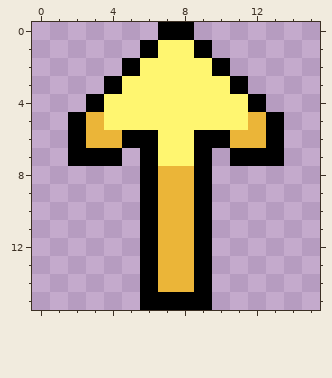
Two states of a pixel-art sprite, assets/up_arrow.png. The picture above was drawn from the file before the commit.
The file is 16x16 pixels. Colours within 5 levels of each other are drawn and written as one.
The same view after the edit:
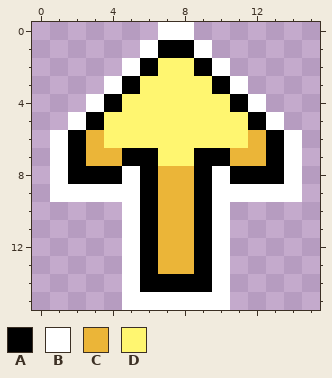
Palette (. is transparent): A #000000  B #ffffff  C #ebb538  D #fff670
Change:
{"y":0,"x":7,"old":"AA","new":"BB"}
{"y":1,"x":6,"old":"ADDA","new":"BAAB"}
{"y":2,"x":5,"old":"AD","new":"BA"}
{"y":2,"x":9,"old":"DA","new":"AB"}
{"y":3,"x":4,"old":"AD","new":"BA"}
{"y":3,"x":10,"old":"DA","new":"AB"}
{"y":4,"x":3,"old":"AD","new":"BA"}
{"y":4,"x":11,"old":"DA","new":"AB"}
{"y":5,"x":2,"old":"AC","new":"BA"}
{"y":5,"x":12,"old":"CA","new":"AB"}
{"y":6,"x":1,"old":".","new":"B"}
{"y":6,"x":4,"old":"CAA","new":"DDD"}
{"y":6,"x":9,"old":"AAC","new":"DDD"}
{"y":6,"x":14,"old":".","new":"B"}
{"y":7,"x":1,"old":".","new":"B"}
{"y":7,"x":3,"old":"AA.","new":"CCA"}
{"y":7,"x":10,"old":".AA","new":"ACC"}
{"y":7,"x":14,"old":".","new":"B"}
{"y":8,"x":1,"old":".....","new":"BAAAB"}
{"y":8,"x":10,"old":".....","new":"BAAAB"}
{"y":9,"x":1,"old":".....","new":"BBBBB"}
{"y":9,"x":10,"old":".....","new":"BBBBB"}
{"y":10,"x":5,"old":".","new":"B"}
{"y":10,"x":10,"old":".","new":"B"}
{"y":11,"x":5,"old":".","new":"B"}
{"y":11,"x":10,"old":".","new":"B"}
{"y":12,"x":5,"old":".","new":"B"}
{"y":12,"x":10,"old":".","new":"B"}
{"y":13,"x":5,"old":".","new":"B"}
{"y":13,"x":10,"old":".","new":"B"}
{"y":14,"x":5,"old":".","new":"B"}
{"y":14,"x":7,"old":"CC","new":"AA"}
{"y":14,"x":10,"old":".","new":"B"}
{"y":15,"x":5,"old":".AAAA.","new":"BBBBBB"}
{"label":"changed","picture_box":[50,22,302,310]}
